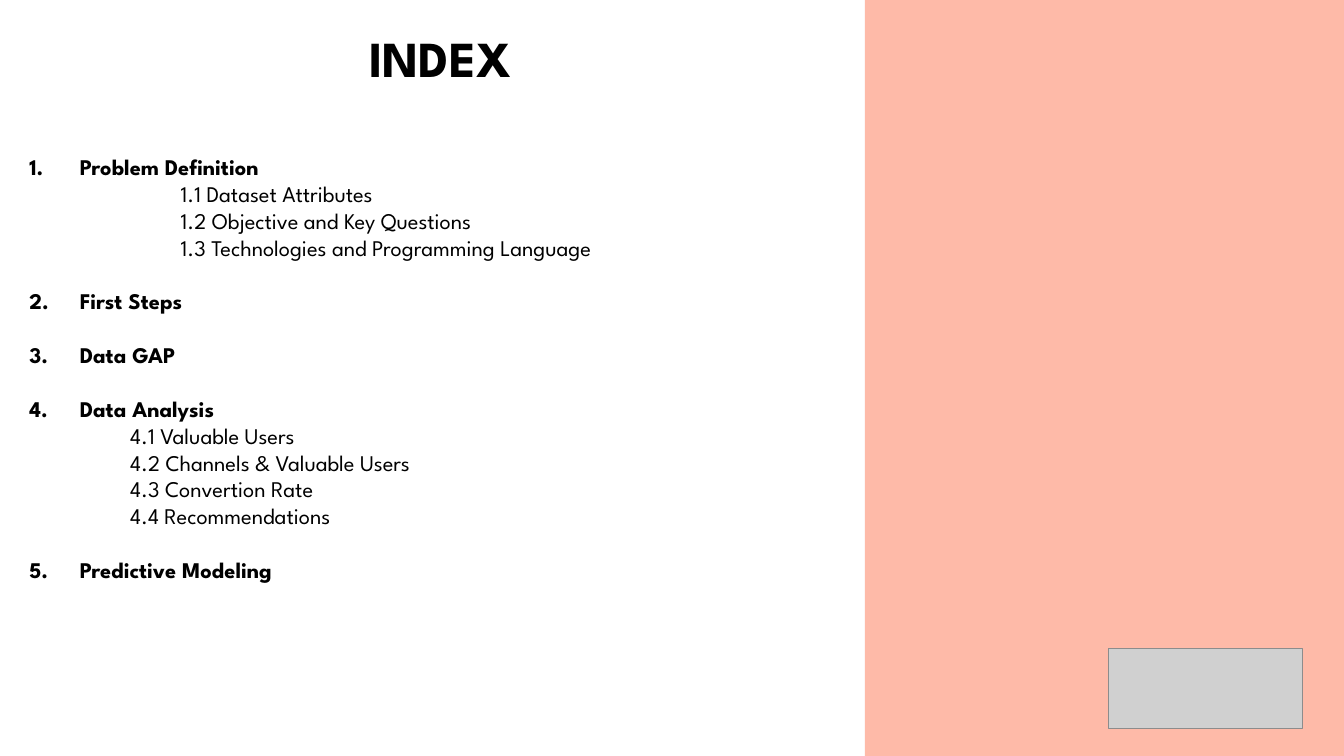
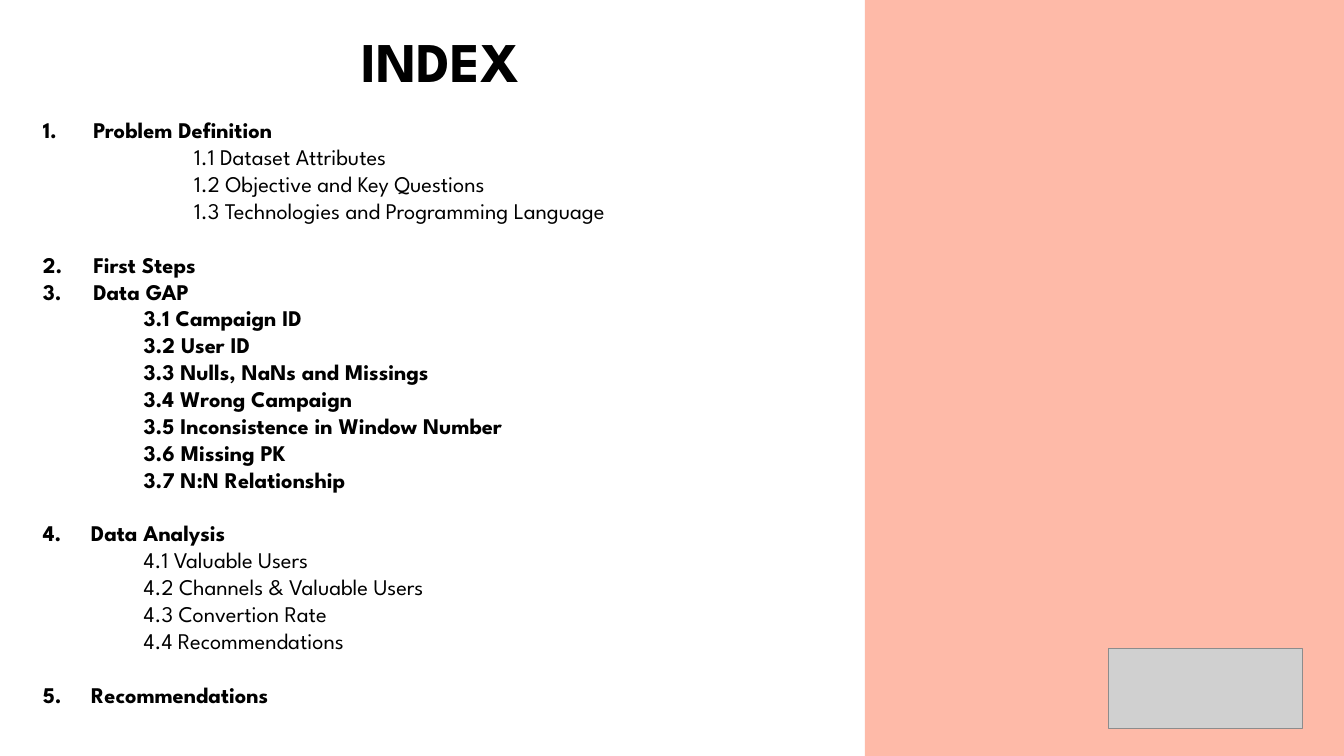
Before and after one commit to bbucalonserra/sales-membership-analysis, a slide deck: slide 2 of presentation.pptx. Drawn at 1344x756 pixels with LibreOffice and Linux fonts; fonts in the diff are those of the drawing; grey boxes stand for pictures. Boxes give left, top, right and bottom in pixels: in the first picture for what was removed or moved away, otherwise in the second. Text is boxed around its words. In the diff, an @@ line names an element or a change of style, - is before the commit and + after.

Commit message:
Finalizing analysis and presentation

```diff
--- a/presentation.pptx
+++ b/presentation.pptx
@@ text "INDEX" at [361, 45, 519, 82]: size 36 to 40 pt @@
@@ text "Problem Definition": place and size @@
-text "Problem Definition" at [80, 159, 591, 583]
+text "Problem Definition" at [43, 122, 605, 704]
@@ text at [43, 311, 502, 546]: text changed @@
-4. Data Analysis
+3.1 Campaign ID
+3.2 User ID
+3.3 Nulls, NaNs and Missings
+3.4 Wrong Campaign
+3.5 Inconsistence in Window Number
+3.6 Missing PK
+3.7 N:N Relationship
+4. Data Analysis
@@ text at [43, 687, 268, 704]: text changed @@
-5. Predictive Modeling
+5. Recommendations
```
Also in this commit, not shown: 10 other slides changed, 7 slides added, 2 other files.
